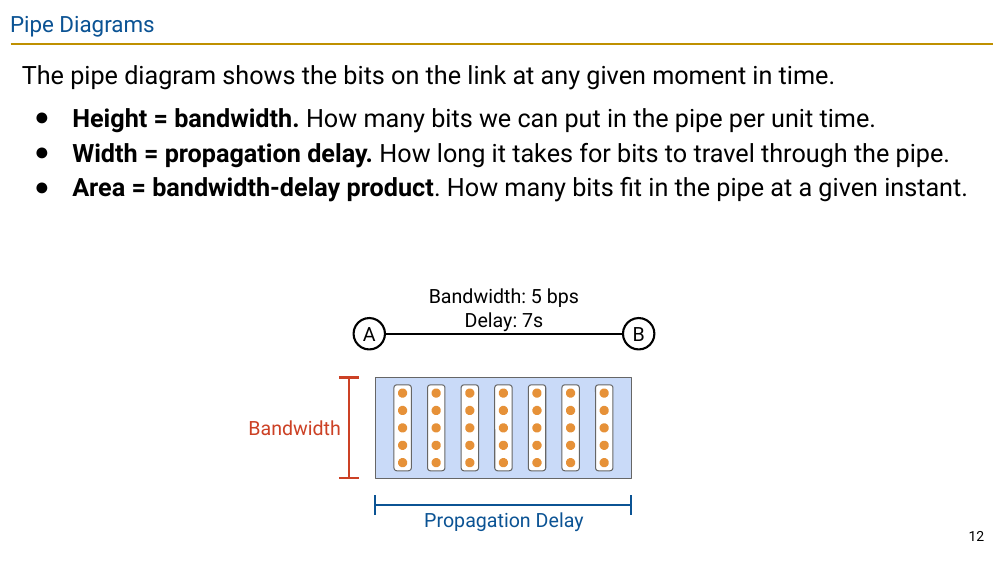
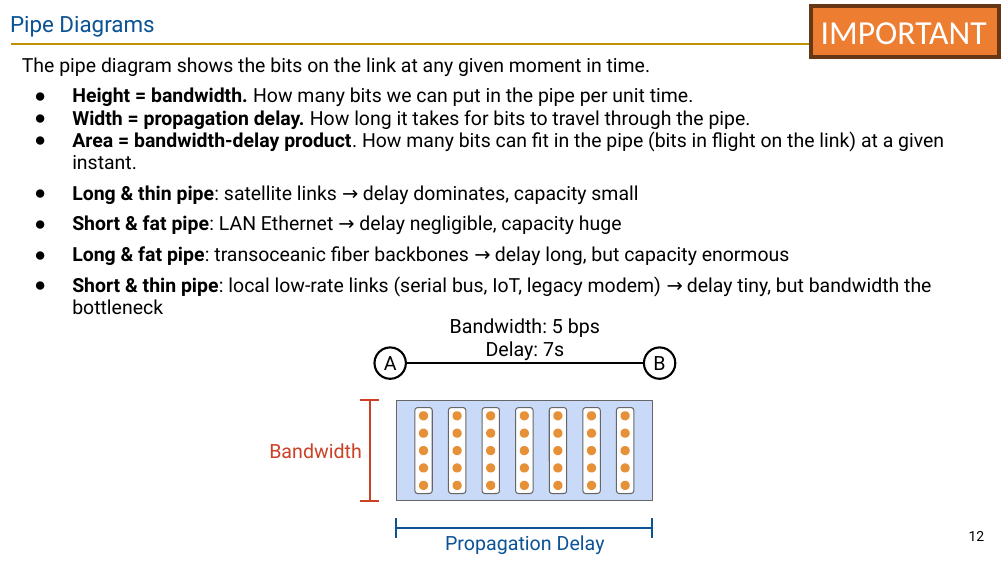
Before and after one commit to guhofstra/CSC175Sp26, a slide deck: slide 12 of PPTs/Lecture 3 - Links.pptx. Drawn at 1008x567 pixels with LibreOffice and Linux fonts; fonts in the diff are those of the drawing. Boxes give left, top, right and bottom in pixels: in the first picture for what was removed or moved away, otherwise in the second. Text is boxed around its words. In the diff, an @@ line names an element or a change of style, - is before the commit and + after.

```diff
--- a/PPTs/Lecture 3 - Links.pptx
+++ b/PPTs/Lecture 3 - Links.pptx
@@ rectangle added at <box>810,6,998,56</box>, fill #ED7D31, outline #683715 3 pt, 24 pt, text #FFFFFF @@
+IMPORTANT
@@ text at <box>22,57,751,129</box>: size 18 to 13.9 pt in "The pipe diagram shows the bits on ...", "Height = bandwidth. How many bits we ...", "Width = propagation delay. How long it ..."; line spacing 1.15 to 0.95 @@
@@ text at <box>72,131,944,315</box>: text changed; size 18 to 13.9 pt @@
-● Area = bandwidth-delay product. How many bits fit in the pipe at a given instant.
+● Area = bandwidth-delay product. How many bits can fit in the pipe (bits in flight on the link) at a given instant.
+● Long & thin pipe: satellite links → delay dominates, capacity small
+● Short & fat pipe: LAN Ethernet → delay negligible, capacity huge
+● Long & fat pipe: transoceanic fiber backbones → delay long, but capacity enormous
+● Short & thin pipe: local low-rate links (serial bus, IoT, legacy modem) → delay tiny, but bandwidth the bottleneck
@@ 2 ellipses, 1 text, 1 line: place and size @@
-2 ellipses, 1 text, 1 line at <box>354,288,654,350</box>
+2 ellipses, 1 text, 1 line at <box>375,318,675,379</box>
@@ 7 ellipses, 7 rounded rectangles, 3 lines, 2 texts, 1 rectangle: place and size @@
-7 ellipses, 7 rounded rectangles, 3 lines, 2 texts, 1 rectangle at <box>248,378,631,531</box>
+7 ellipses, 7 rounded rectangles, 3 lines, 2 texts, 1 rectangle at <box>269,400,652,554</box>
@@ 28 ellipses, 3 lines: place and size @@
-28 ellipses, 3 lines at <box>375,387,631,515</box>
+28 ellipses, 3 lines at <box>396,410,652,537</box>
```
Also in this commit, not shown: 6 other slides changed, 3 slides removed, 4 other files.
